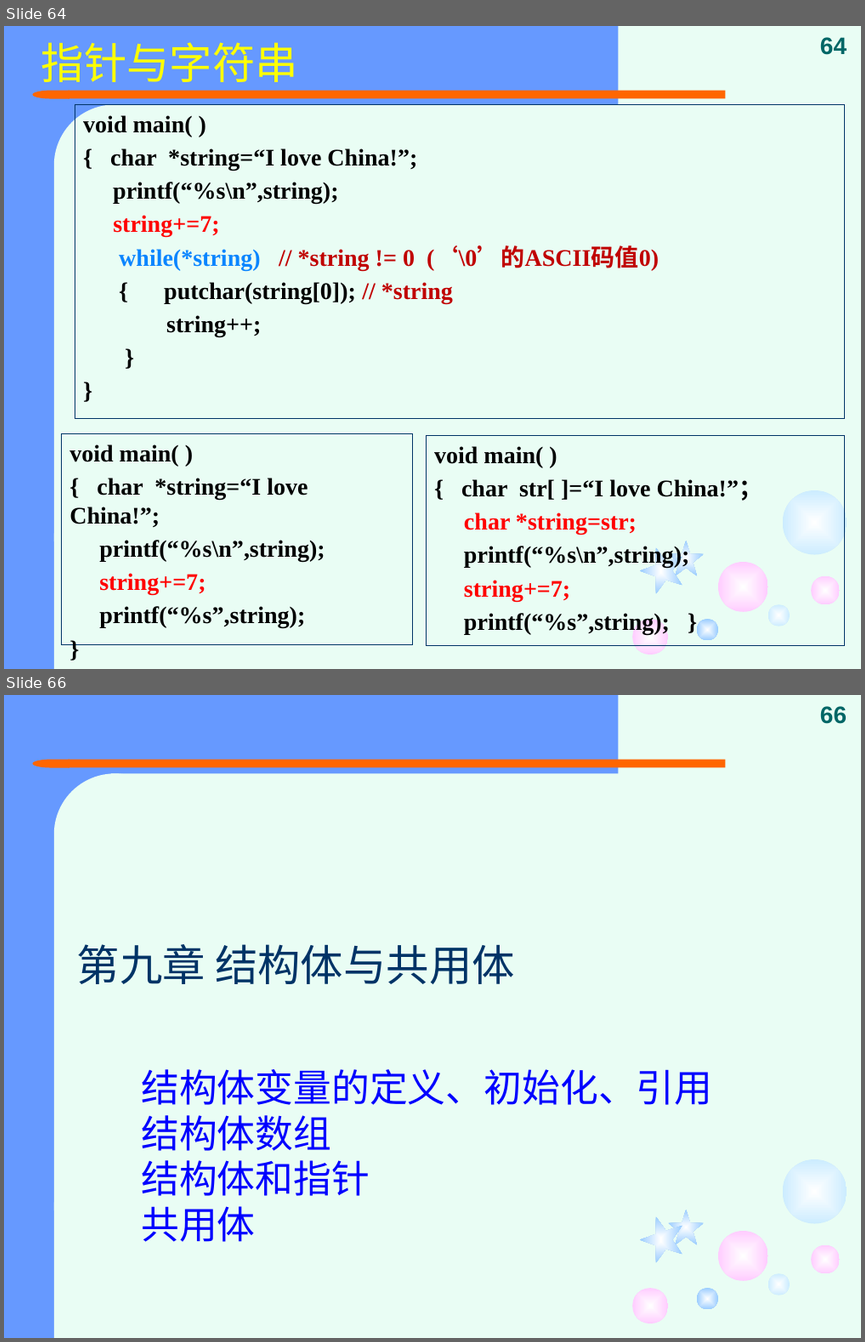
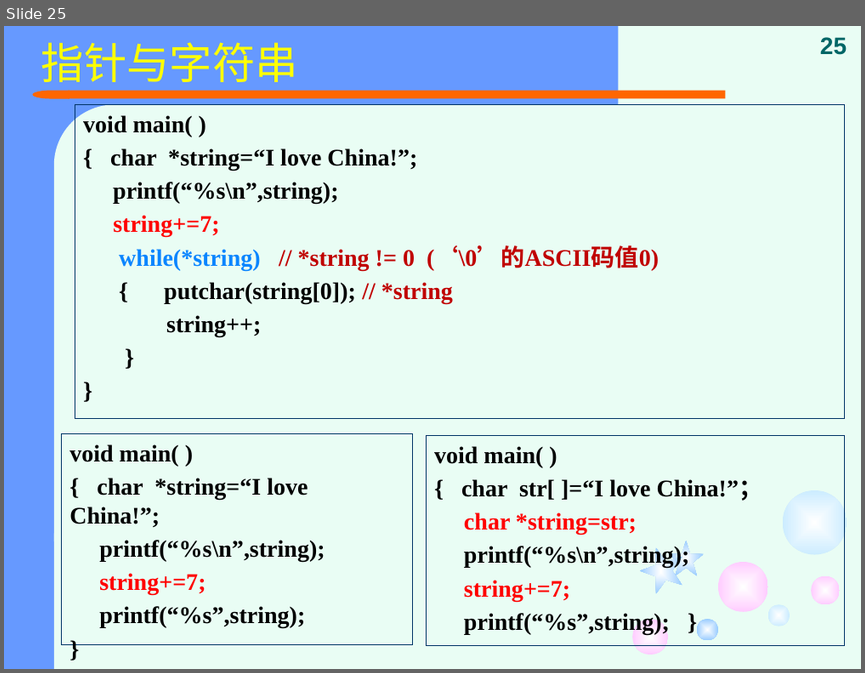
Before and after one commit to jtrfid/C-Repositories, a slide deck: 2015备课/课件/复习.pptx. Shown one above the other, each under a label of ours: slides 64 and 66 before the commit, slide 25 after it; the slides between them are not shown. The pictures are 865x1342 and 865x673 pixels, drawn with LibreOffice and Linux fonts; fonts in the diff are those of the drawing. Boxes give left, top, right and bottom in pixels: in the first picture for what was removed or moved away, otherwise in the second. Text is boxed around its words. In the diff, an @@ line names an element or a change of style, - is before the commit and + after.

```diff
--- a/2015备课/课件/复习.pptx
+++ b/2015备课/课件/复习.pptx
@@ slide 66 removed at [4, 695, 861, 1338], background #E9FDF4; not listed: 14 template elements that a slide beside it also shows @@
@@ page number removed at [820, 706, 846, 724] @@
-66
@@ title removed at [77, 944, 515, 984] @@
-第九章 结构体与共用体
@@ subtitle removed at [141, 1069, 712, 1242] @@
-结构体变量的定义、初始化、引用
-结构体数组
-结构体和指针
-共用体
@@ what was slide 64 is now slide 25 @@
@@ page number at [820, 37, 846, 55]: text changed @@
-64
+25
```
Also in this commit, not shown: 5 slides changed, 4 slides added, 48 other slides removed.
